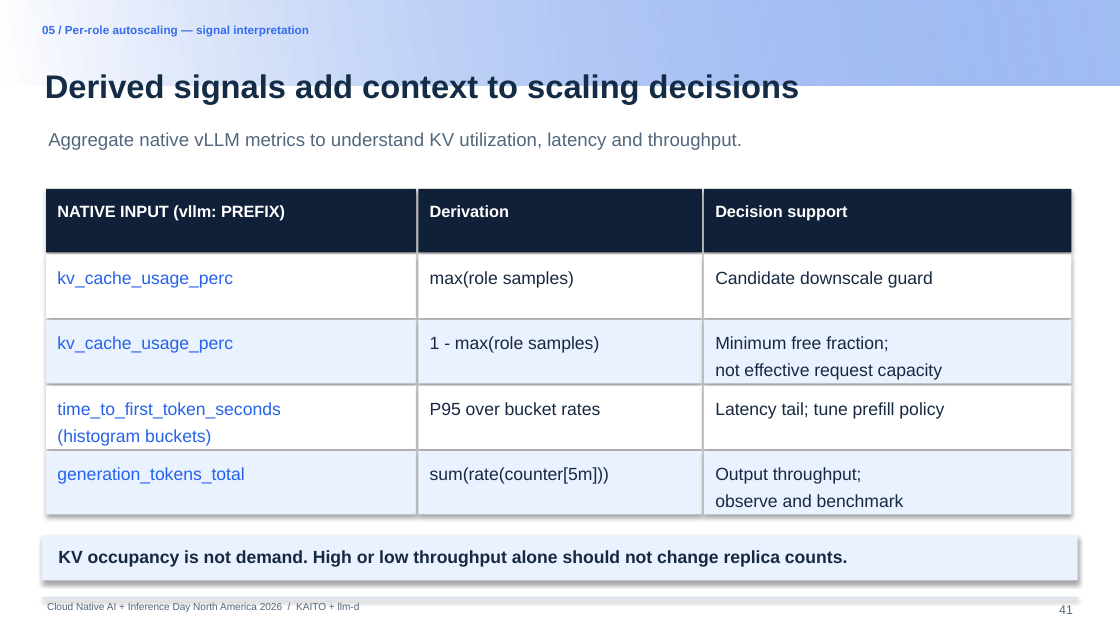
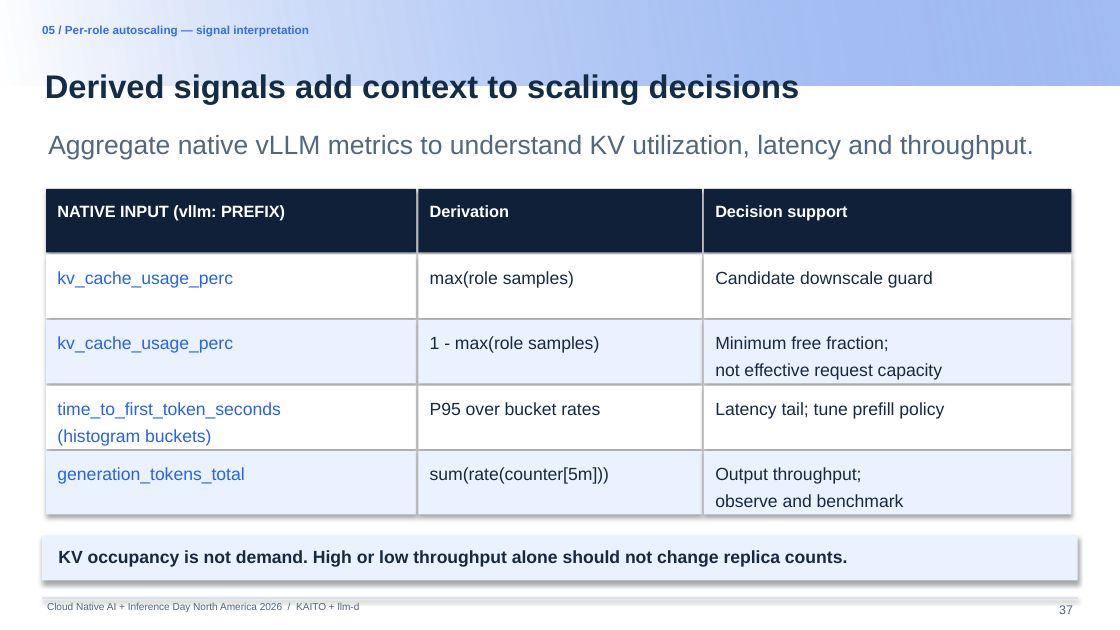
Before and after one commit to andyzhangx/demo, a slide deck: slide 37 of llm/pd-disaggregation/kubecon-na-2026-pd-disaggregation-kaito-llmd.pptx (slide 41 before the commit). Drawn at 1120x630 pixels with LibreOffice and Linux fonts; fonts in the diff are those of the drawing; background and template pictures are left out. Boxes give left, top, right and bottom in pixels: in the first picture for what was removed or moved away, otherwise in the second. Text is boxed around its words. In the diff, an @@ line names an element or a change of style, - is before the commit and + after.

```diff
--- a/llm/pd-disaggregation/kubecon-na-2026-pd-disaggregation-kaito-llmd.pptx
+++ b/llm/pd-disaggregation/kubecon-na-2026-pd-disaggregation-kaito-llmd.pptx
@@ text "Aggregate native vLLM metrics to ..." at (48,135,1034,159): size 12 to 17 pt @@
@@ page number at (1059,605,1073,614): text changed @@
-41
+37
```
Also in this commit, not shown: 14 other slides changed.
